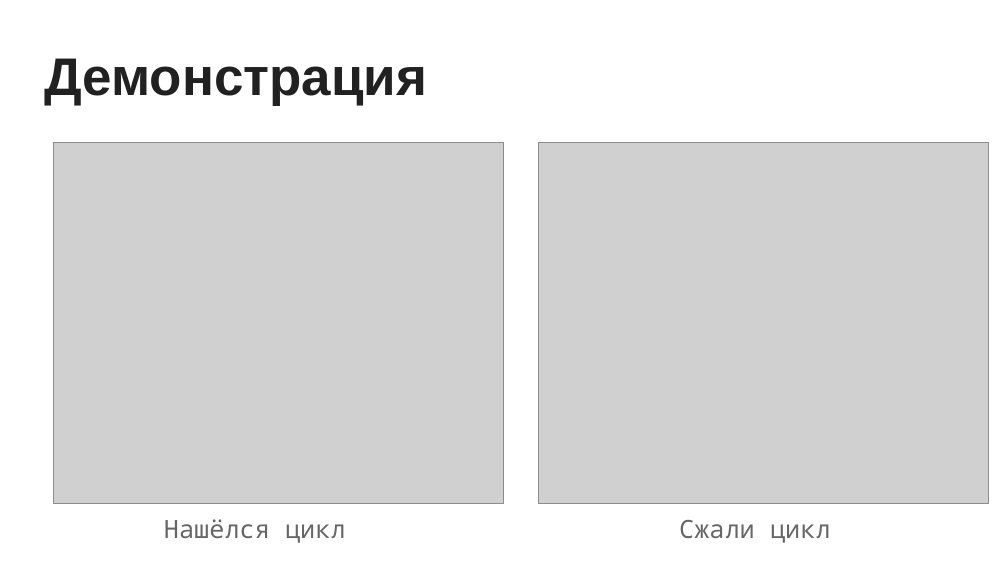
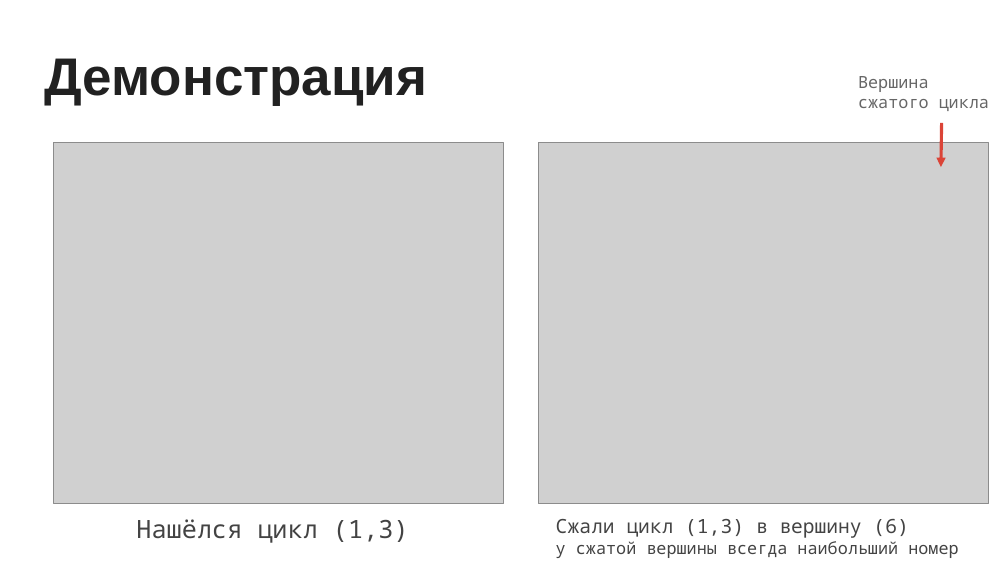
Before and after one commit to Alexander-Snigirev/AltExam, a slide deck: slide 7 of theory/presentation.pptx. Drawn at 1008x567 pixels with LibreOffice and Linux fonts; fonts in the diff are those of the drawing; grey boxes stand for pictures. Boxes give left, top, right and bottom in pixels: in the first picture for what was removed or moved away, otherwise in the second. Text is boxed around its words. In the diff, an @@ line names an element or a change of style, - is before the commit and + after.

```diff
--- a/theory/presentation.pptx
+++ b/theory/presentation.pptx
@@ text added at (858, 76, 989, 111), 12 pt, text #666666 @@
+Вершина сжатого цикла
@@ arrow added from (941, 123) to (940, 167), #DB4437 2.25 pt @@
@@ text at (136, 519, 409, 543): text changed; text colour #666666 to #434343 @@
-Нашёлся цикл
+Нашёлся цикл (1,3)
@@ text at (556, 519, 958, 558): text changed; size 18 to 12 pt; text colour #666666 to #434343 @@
-Сжали цикл
+Сжали цикл (1,3) в вершину (6)
+у сжатой вершины всегда наибольший номер
```
Also in this commit, not shown: 8 other slides changed, 1 slide added, 1 other file.
